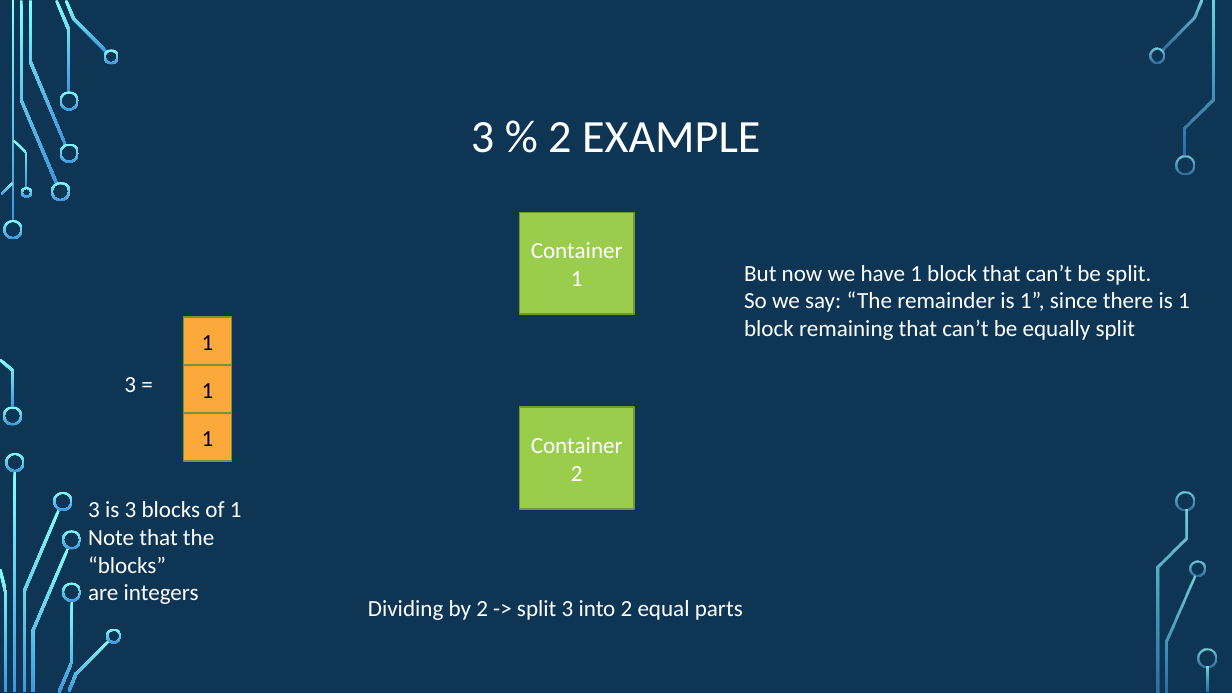
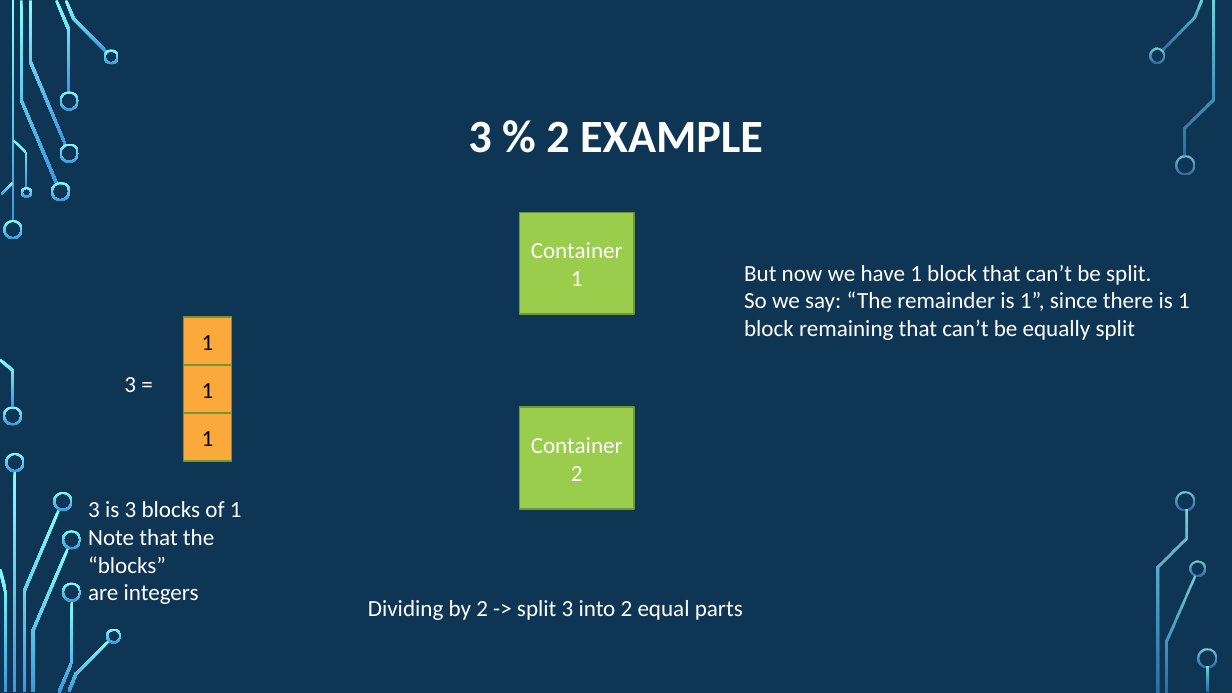
Before and after one commit to psypdt/ZIS_C-_Summer_Course_2019, a slide deck: slide 13 of Day_2/Day_2.pptx. Drawn at 1232x693 pixels with LibreOffice and Linux fonts; fonts in the diff are those of the drawing; background and template pictures are left out. Boxes give left, top, right and bottom in pixels: in the first picture for what was removed or moved away, otherwise in the second. Text is boxed around its words. In the diff, an @@ line names an element or a change of style, - is before the commit and + after.

```diff
--- a/Day_2/Day_2.pptx
+++ b/Day_2/Day_2.pptx
@@ title "3 % 2 EXAMPLE" at (468, 121, 763, 153): bold on @@
```
Also in this commit, not shown: 5 other slides changed.
